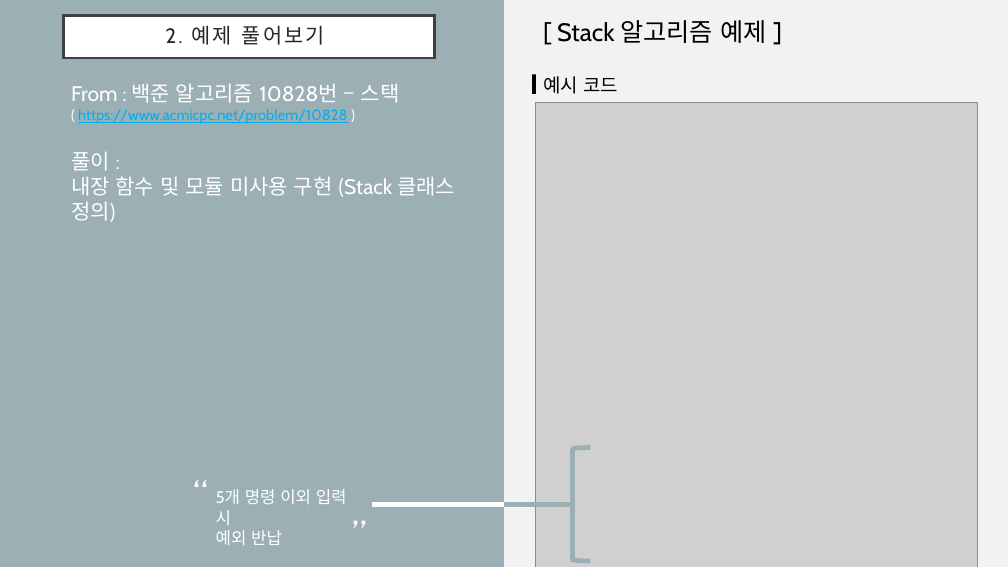
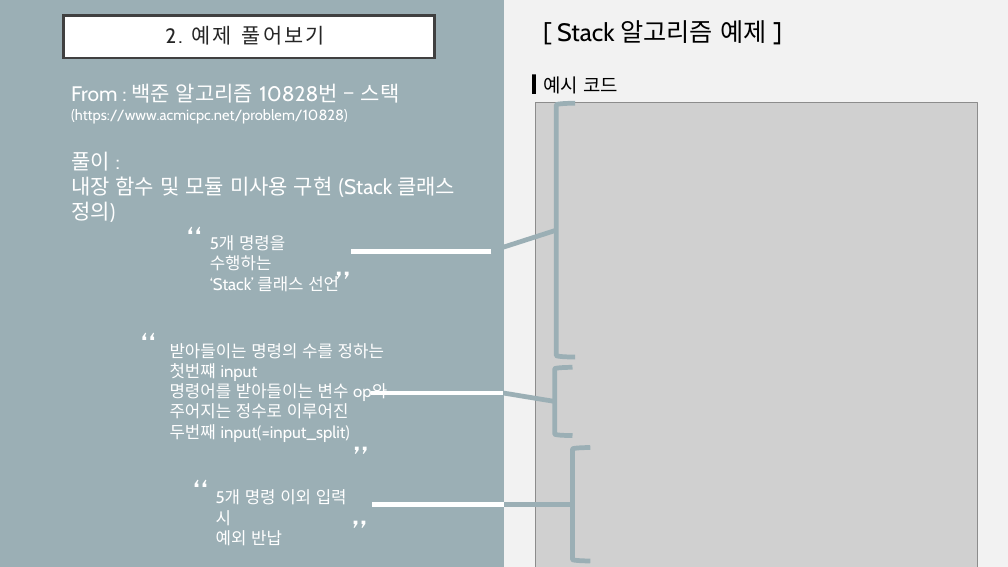
Before and after one commit to drhee0919/Rhee, a slide deck: slide 24 of 1. Stack & Queue.pptx. Drawn at 1008x567 pixels with LibreOffice and Linux fonts; fonts in the diff are those of the drawing; grey boxes stand for pictures. Boxes give left, top, right and bottom in pixels: in the first picture for what was removed or moved away, otherwise in the second. Text is boxed around its words. In the diff, an @@ line names an element or a change of style, - is before the commit and + after.

```diff
--- a/1. Stack & Queue.pptx
+++ b/1. Stack & Queue.pptx
@@ text at (x1=71, y1=109, x2=348, y2=124): text changed; text colour #00B0F0 to #FFFFFF @@
-( https://www.acmicpc.net/problem/10828 )
+(https://www.acmicpc.net/problem/10828)
@@ left bracket added at (x1=557, y1=104, x2=575, y2=358), outline #9BAFB5 4.5 pt @@
@@ text added at (x1=179, y1=214, x2=208, y2=268), 36 pt, text #FFFFFF @@
+“
@@ text added at (x1=210, y1=235, x2=339, y2=291), 16 pt, text #FFFFFF @@
+5개 명령을 수행하는
+‘Stack’ 클래스 선언
@@ line added from (557, 230) to (490, 252), #9BAFB5 4.5 pt @@
@@ text added at (x1=328, y1=259, x2=364, y2=313), 36 pt, text #FFFFFF @@
+”
@@ line added from (492, 252) to (352, 252), #FFFFFF 4.5 pt @@
@@ text added at (x1=133, y1=321, x2=162, y2=374), 36 pt, text #FFFFFF @@
+“
@@ text added at (x1=170, y1=343, x2=387, y2=442), 16 pt, text #FFFFFF @@
+받아들이는 명령의 수를 정하는 첫번쨰 input
+명령어를 받아들이는 변수 op와
+주어지는 정수로 이루어진
+두번째 input(=input_split)
@@ left bracket added at (x1=555, y1=368, x2=573, y2=436), outline #9BAFB5 4.5 pt @@
@@ line added from (503, 393) to (371, 393), #FFFFFF 4.5 pt @@
@@ line added from (555, 402) to (503, 393), #9BAFB5 4.5 pt @@
@@ text added at (x1=346, y1=434, x2=382, y2=488), 36 pt, text #FFFFFF @@
+”
```
Also in this commit, not shown: 1 other slide changed, 2 slides added.
